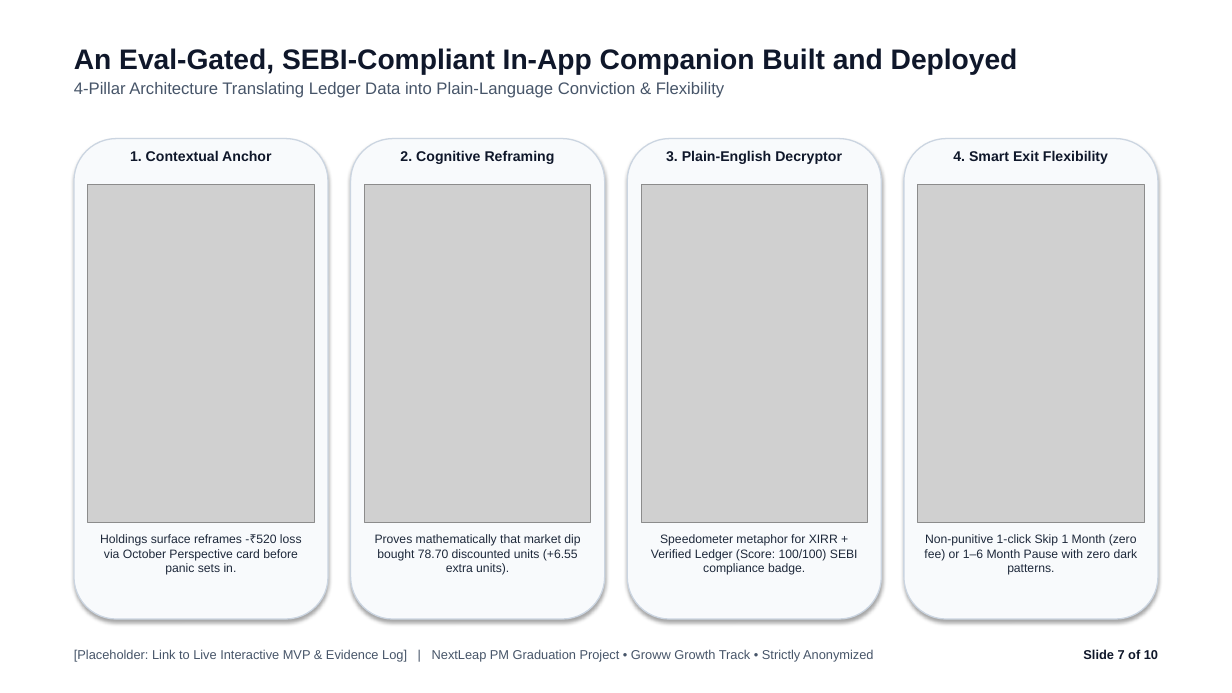
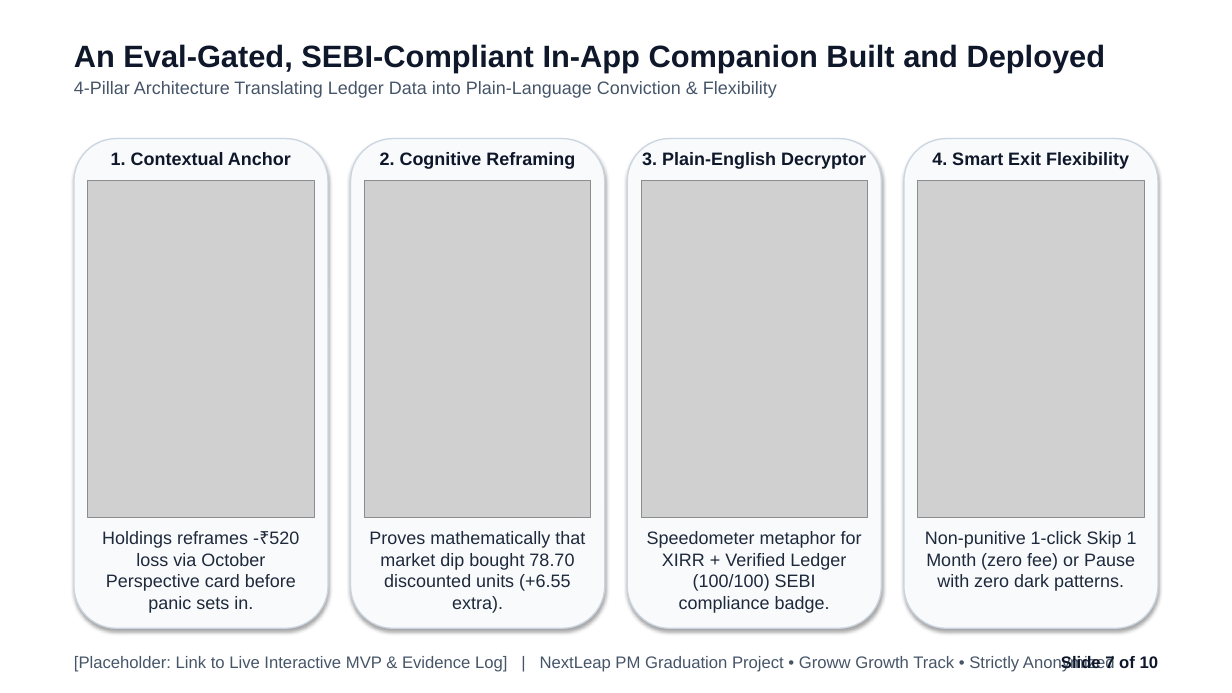
Before and after one commit to emilgeorgefranc95/NL_Grad_Proj_MVP_1, a slide deck: slide 7 of NL_Groww.pptx. Drawn at 1232x693 pixels with LibreOffice and Linux fonts; fonts in the diff are those of the drawing; grey boxes stand for pictures. Boxes give left, top, right and bottom in pixels: in the first picture for what was removed or moved away, otherwise in the second. Text is boxed around its words. In the diff, an @@ line names an element or a change of style, - is before the commit and + after.

Commit message:
Enforce strict >=14pt font size across all slide content and tables

```diff
--- a/NL_Groww.pptx
+++ b/NL_Groww.pptx
@@ text "An Eval-Gated, SEBI-Compliant In-App Companion ..." at <box>74,44,1106,98</box>: size 22 to 24 pt in "An Eval-Gated, SEBI-Compliant In-App Companion Built and ..."; size 13 to 14 pt in "4-Pillar Architecture Translating Ledger Data into Plain-Lan ..." @@
@@ rounded rectangle: place and size @@
-rounded rectangle at <box>74,139,328,619</box>
+rounded rectangle at <box>74,139,328,628</box>
@@ rounded rectangle: place and size @@
-rounded rectangle at <box>350,139,604,619</box>
+rounded rectangle at <box>350,139,604,628</box>
@@ rounded rectangle: place and size @@
-rounded rectangle at <box>628,139,882,619</box>
+rounded rectangle at <box>628,139,882,628</box>
@@ size 11 to 14 pt in 4 elements at <box>111,152,291,165</box>, <box>380,152,575,169</box>, <box>642,152,866,169</box>, <box>932,152,1129,169</box> @@
@@ rounded rectangle: place and size @@
-rounded rectangle at <box>904,139,1158,619</box>
+rounded rectangle at <box>904,139,1158,628</box>
@@ 4 pictures: place and size @@
-4 pictures at <box>88,185,1144,522</box>
+4 pictures at <box>88,180,1144,518</box>
@@ text at <box>102,531,299,613</box>: text changed; size 9.5 to 14 pt @@
-Holdings surface reframes -₹520 loss via October Perspective card before panic sets in.
+Holdings reframes -₹520 loss via October Perspective card before panic sets in.
@@ text at <box>369,531,585,613</box>: text changed; size 9.5 to 14 pt @@
-Proves mathematically that market dip bought 78.70 discounted units (+6.55 extra units).
+Proves mathematically that market dip bought 78.70 discounted units (+6.55 extra).
@@ text at <box>647,531,862,613</box>: text changed; size 9.5 to 14 pt @@
-Speedometer metaphor for XIRR + Verified Ledger (Score: 100/100) SEBI compliance badge.
+Speedometer metaphor for XIRR + Verified Ledger (100/100) SEBI compliance badge.
@@ text at <box>925,531,1137,591</box>: text changed; size 9.5 to 14 pt @@
-Non-punitive 1-click Skip 1 Month (zero fee) or 1–6 Month Pause with zero dark patterns.
+Non-punitive 1-click Skip 1 Month (zero fee) or Pause with zero dark patterns.
@@ text "[Placeholder: Link to Live Interactive ..." at <box>74,656,1115,672</box>: size 10 to 13 pt @@
@@ text "Slide 7 of 10" at <box>1061,654,1159,672</box>: size 10 to 13 pt @@
```
Also in this commit, not shown: 8 other slides changed, 1 other file.
